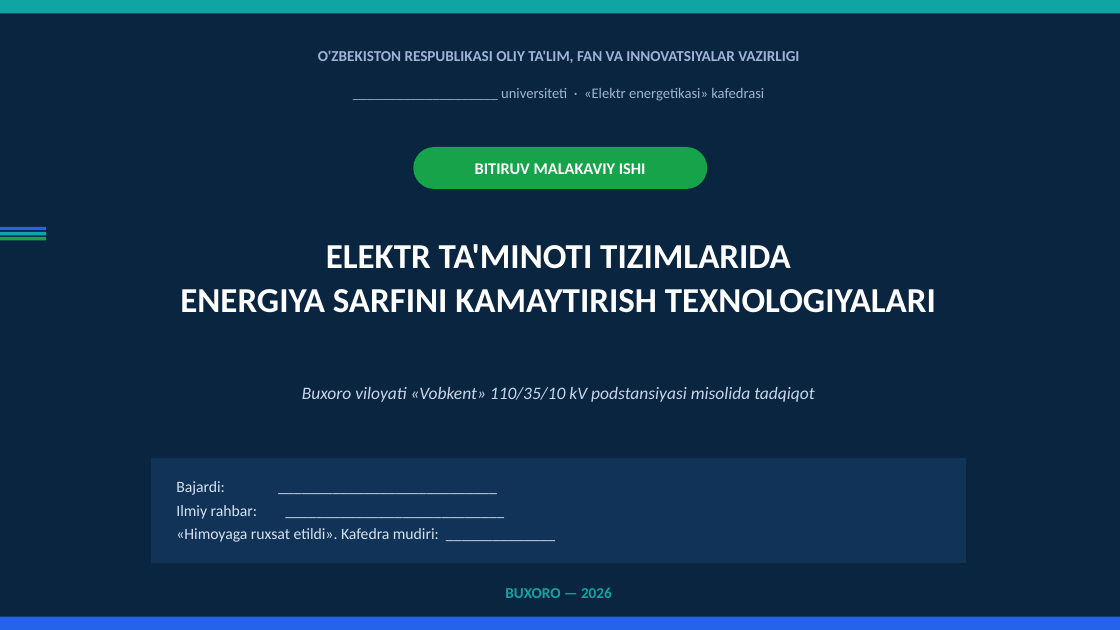
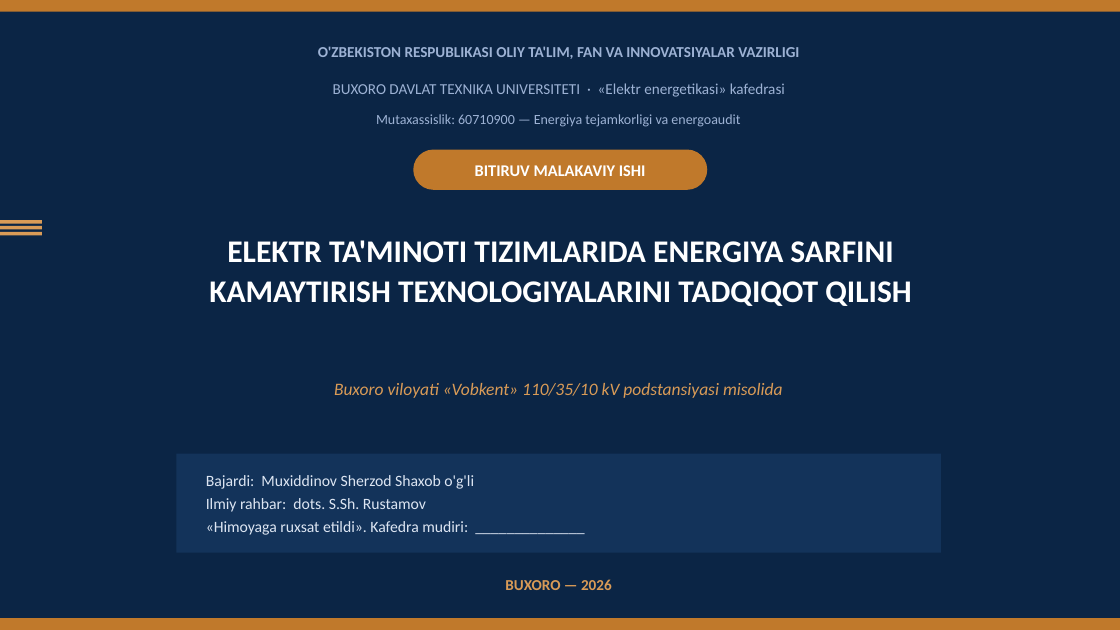
Before and after one commit to sherzod6114/-C-Users-Sherzod-Desktop-BMI_final_v5.docx-, a slide deck: slide 1 of Prezentatsiya_Vobkent_BMI.pptx. Drawn at 1120x630 pixels with LibreOffice and Linux fonts; fonts in the diff are those of the drawing. Boxes give left, top, right and bottom in pixels: in the first picture for what was removed or moved away, otherwise in the second. Text is boxed around its words. In the diff, an @@ line names an element or a change of style, - is before the commit and + after.

Commit message:
Professional 15-slaydli himoya prezentatsiyasi: energetik dizayn, bir chiziqli sxema, akademik bloklar (ilmiy yangilik, usullar, himoya holatlari)

```diff
--- a/Prezentatsiya_Vobkent_BMI.pptx
+++ b/Prezentatsiya_Vobkent_BMI.pptx
@@ rectangle at (x1=0, y1=0, x2=1120, y2=630): fill #0A2540 to #0B2545 @@
@@ rectangle at (x1=0, y1=0, x2=1120, y2=12): fill #0EA5A4 to #C0792B @@
@@ text "O'ZBEKISTON RESPUBLIKASI OLIY TA'LIM, FAN ..." at (x1=318, y1=46, x2=799, y2=59): text colour #9FB4D6 to #9DB2D4 @@
@@ text at (x1=333, y1=83, x2=785, y2=97): text changed; size 12.5 to 13 pt; text colour #9FB4D6 to #9DB2D4 @@
-____________________ universiteti · «Elektr energetikasi» kafedrasi
+BUXORO DAVLAT TEXNIKA UNIVERSITETI · «Elektr energetikasi» kafedrasi
@@ text added at (x1=376, y1=114, x2=740, y2=127), 12 pt, text #9DB2D4 @@
+Mutaxassislik: 60710900 — Energiya tejamkorligi va energoaudit
@@ rounded rectangle at (x1=413, y1=150, x2=707, y2=190): fill #16A34A to #C0792B @@
@@ rectangle resized from (x1=0, y1=237, x2=46, y2=240) to (x1=0, y1=232, x2=42, y2=235) @@
@@ rectangle at (x1=0, y1=232, x2=42, y2=235): fill #16A34A to #D99B57 @@
@@ rectangle resized from (x1=0, y1=232, x2=46, y2=235) to (x1=0, y1=226, x2=42, y2=229) @@
@@ rectangle at (x1=0, y1=226, x2=42, y2=229): fill #0EA5A4 to #D99B57 @@
@@ rectangle resized from (x1=0, y1=227, x2=46, y2=230) to (x1=0, y1=220, x2=42, y2=223) @@
@@ rectangle at (x1=0, y1=220, x2=42, y2=223): fill #2563EB to #D99B57 @@
@@ text at (x1=209, y1=240, x2=911, y2=306): text changed; size 30 to 27 pt @@
-ELEKTR TA'MINOTI TIZIMLARIDA
-ENERGIYA SARFINI KAMAYTIRISH TEXNOLOGIYALARI
+ELEKTR TA'MINOTI TIZIMLARIDA ENERGIYA SARFINI
+KAMAYTIRISH TEXNOLOGIYALARINI TADQIQOT QILISH
@@ text at (x1=334, y1=383, x2=783, y2=398): text changed; text colour #C9D6EA to #D99B57 @@
-Buxoro viloyati «Vobkent» 110/35/10 kV podstansiyasi misolida tadqiqot
+Buxoro viloyati «Vobkent» 110/35/10 kV podstansiyasi misolida
@@ rectangle resized from (x1=151, y1=458, x2=966, y2=563) to (x1=176, y1=454, x2=941, y2=553) @@
@@ rectangle at (x1=176, y1=454, x2=941, y2=553): fill #103357 to #13335A @@
@@ text at (x1=206, y1=475, x2=474, y2=512): text changed; text colour #D7E1F0 to #DCE5F2 @@
-Bajardi: ____________________________
-Ilmiy rahbar: ____________________________
+Bajardi: Muxiddinov Sherzod Shaxob o'g'li
+Ilmiy rahbar: dots. S.Sh. Rustamov
@@ text "Bajardi: Muxiddinov Sherzod Shaxob o'g'li" moved from (x1=176, y1=481, x2=439, y2=542) to (x1=206, y1=475, x2=474, y2=535) @@
@@ text at (x1=206, y1=521, x2=468, y2=535): text colour #D7E1F0 to #DCE5F2 in "«Himoyaga ruxsat etildi». Kafedra mudiri: ______________"; line spacing 1.25 to 1.22 @@
@@ text "BUXORO — 2026" moved from (x1=505, y1=587, x2=612, y2=598) to (x1=505, y1=579, x2=612, y2=590) @@
@@ text "BUXORO — 2026" at (x1=505, y1=579, x2=612, y2=590): text colour #0EA5A4 to #D99B57 @@
@@ rectangle at (x1=0, y1=618, x2=1120, y2=630): fill #2563EB to #C0792B @@
```
Also in this commit, not shown: 10 other slides changed, 4 slides added, 12 slides removed, 14 other files.
